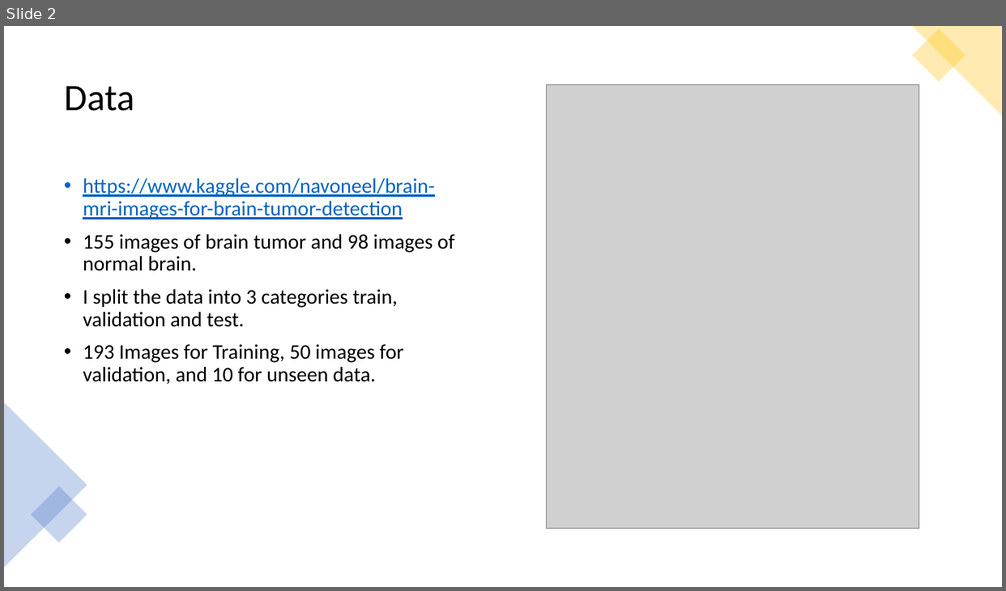
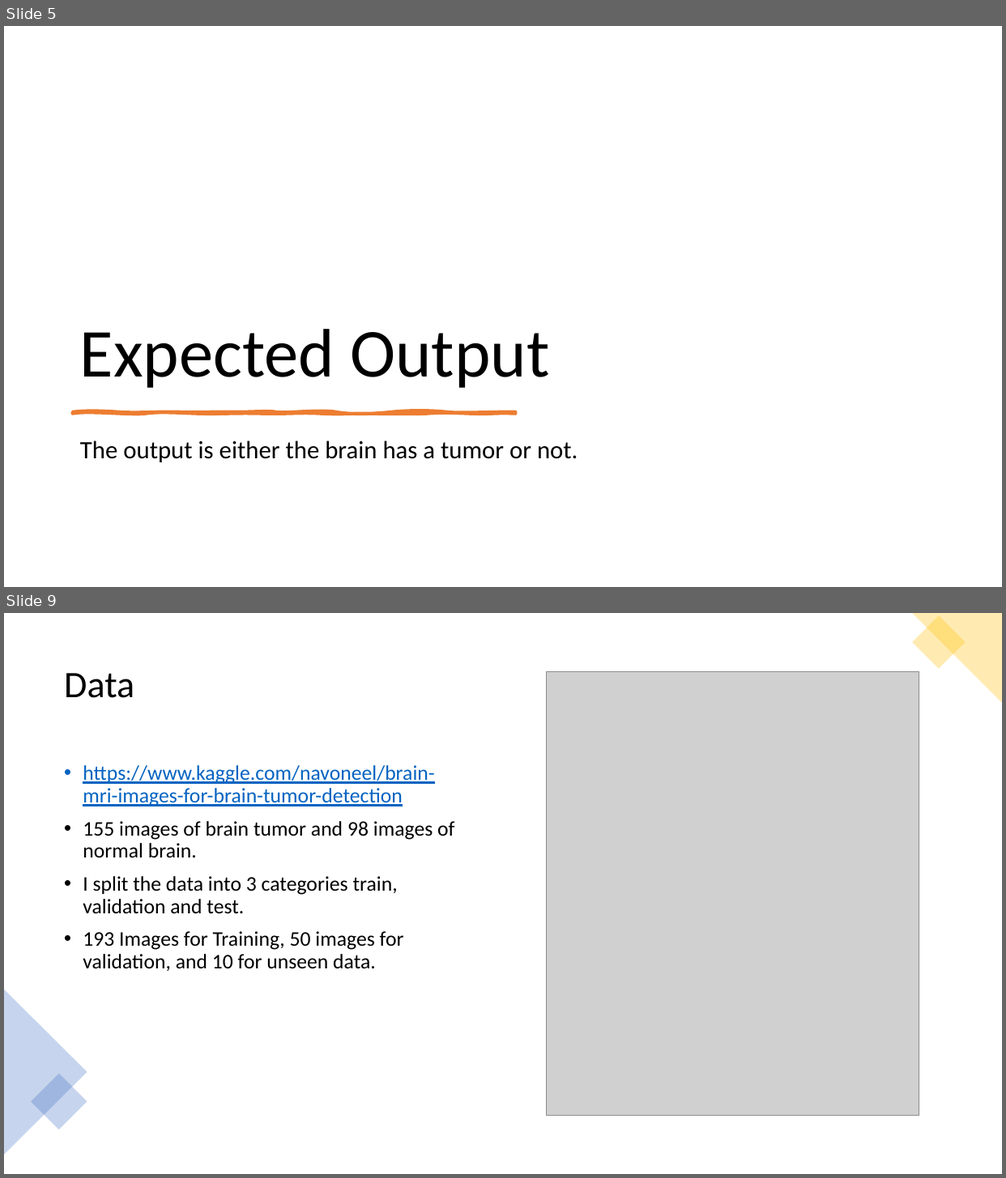
Before and after one commit to Sebercheres/Deep_Learning_Final_Project, a slide deck: Brain MRI Images for Brain Tumor Detection.pptx. Shown one above the other, each under a label of ours: slide 2 before the commit, slides 5 and 9 after it; the slides between them are not shown. The pictures are 1006x591 and 1006x1178 pixels, drawn with LibreOffice and Linux fonts; fonts in the diff are those of the drawing; grey boxes stand for pictures. Boxes give left, top, right and bottom in pixels: in the first picture for what was removed or moved away, otherwise in the second. Text is boxed around its words. In the diff, an @@ line names an element or a change of style, - is before the commit and + after.

```diff
--- a/Brain MRI Images for Brain Tumor Detection.pptx
+++ b/Brain MRI Images for Brain Tumor Detection.pptx
@@ slide 5 added at <box>4,26,1002,587</box>, background #FFFFFF @@
@@ title added at <box>80,329,549,388</box>, 66 pt, text #000000 @@
+Expected Output
@@ freeform shape added at <box>73,412,516,414</box>, fill #ED7D31, outline #ED7D31 3.25 pt @@
@@ text added at <box>80,441,577,463</box>, 24 pt, text #000000 @@
+The output is either the brain has a tumor or not.
@@ what was slide 2 is now slide 9 @@
```
Also in this commit, not shown: 3 slides changed, 12 other slides added, 1 other file.
